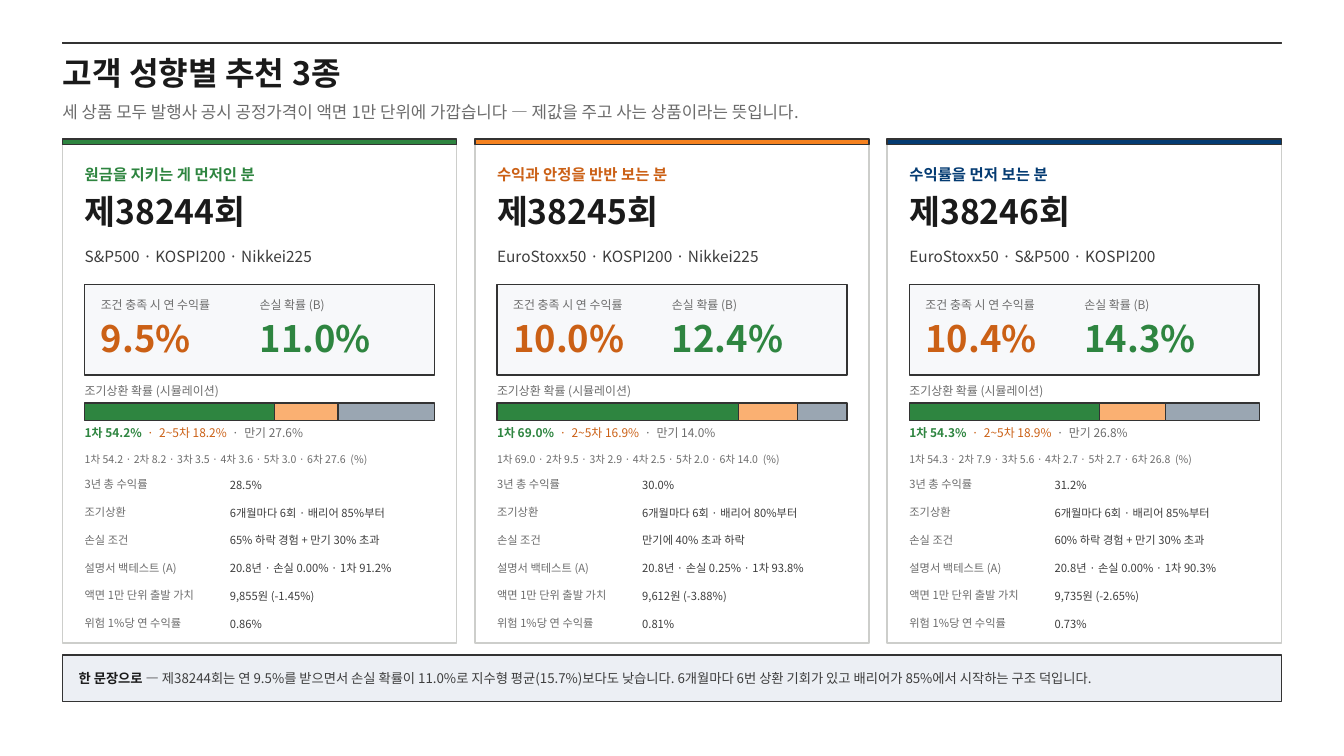
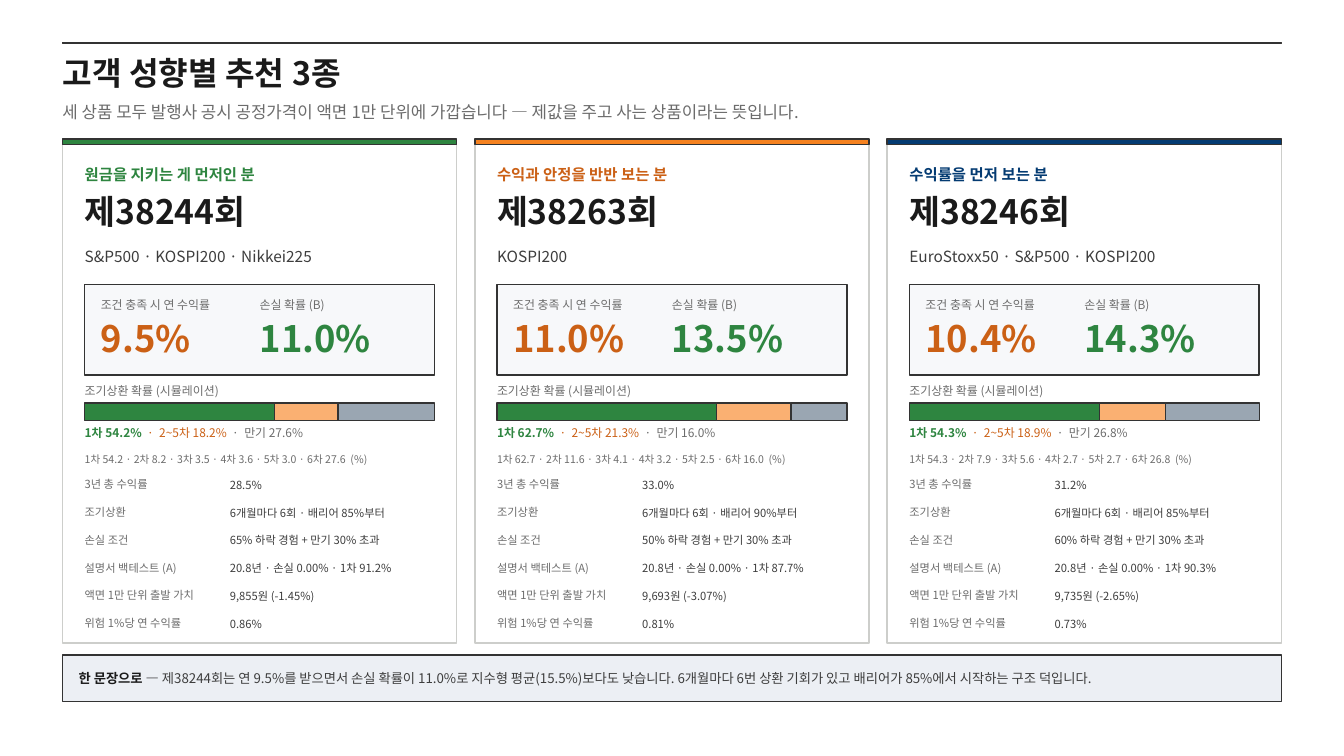
Before and after one commit to hanaroline/work_1, a slide deck: slide 4 of els-sales-deck.pptx. Drawn at 1344x756 pixels with LibreOffice and Linux fonts; fonts in the diff are those of the drawing. Boxes give left, top, right and bottom in pixels: in the first picture for what was removed or moved away, otherwise in the second. Text is boxed around its words. In the diff, an @@ line names an element or a change of style, - is before the commit and + after.

```diff
--- a/els-sales-deck.pptx
+++ b/els-sales-deck.pptx
@@ text at bbox=[497, 196, 658, 227]: text changed @@
-제38245회
+제38263회
@@ text at bbox=[497, 250, 567, 262]: text changed @@
-EuroStoxx50 · KOSPI200 · Nikkei225
+KOSPI200
@@ text at bbox=[513, 324, 624, 353]: text changed @@
-10.0%
+11.0%
@@ text at bbox=[672, 324, 783, 353]: text changed @@
-12.4%
+13.5%
@@ rectangle: place and size @@
-rectangle at bbox=[497, 403, 739, 420]
+rectangle at bbox=[497, 403, 717, 420]
@@ rectangle: place and size @@
-rectangle at bbox=[739, 403, 799, 420]
+rectangle at bbox=[717, 403, 791, 420]
@@ rectangle: place and size @@
-rectangle at bbox=[798, 403, 847, 420]
+rectangle at bbox=[791, 403, 848, 420]
@@ text at bbox=[497, 427, 715, 438]: text changed @@
-1차 69.0% · 2~5차 16.9% · 만기 14.0%
+1차 62.7% · 2~5차 21.3% · 만기 16.0%
@@ text at bbox=[497, 454, 764, 464]: text changed @@
-1차 69.0 · 2차 9.5 · 3차 2.9 · 4차 2.5 · 5차 2.0 · 6차 14.0 (%)
+1차 62.7 · 2차 11.6 · 3차 4.1 · 4차 3.2 · 5차 2.5 · 6차 16.0 (%)
@@ text at bbox=[642, 507, 797, 518]: text changed @@
-6개월마다 6회 · 배리어 80%부터
+6개월마다 6회 · 배리어 90%부터
@@ text at bbox=[642, 480, 674, 489]: text changed @@
-30.0%
+33.0%
@@ text at bbox=[642, 534, 792, 545]: text changed @@
-만기에 40% 초과 하락
+50% 하락 경험 + 만기 30% 초과
@@ text at bbox=[642, 562, 804, 573]: text changed @@
-20.8년 · 손실 0.25% · 1차 93.8%
+20.8년 · 손실 0.00% · 1차 87.7%
@@ text at bbox=[642, 591, 727, 602]: text changed @@
-9,612원 (-3.88%)
+9,693원 (-3.07%)
@@ text at bbox=[79, 672, 1092, 686]: text changed @@
-한 문장으로 — 제38244회는 연 9.5%를 받으면서 손실 확률이 11.0%로 지수형 평균(15.7%)보다도 낮습니다. 6개월마다 6번 상환 기회가 있고 배리어가 85%에서 시작하는 구조 덕입니다.
+한 문장으로 — 제38244회는 연 9.5%를 받으면서 손실 확률이 11.0%로 지수형 평균(15.5%)보다도 낮습니다. 6개월마다 6번 상환 기회가 있고 배리어가 85%에서 시작하는 구조 덕입니다.
```
Also in this commit, not shown: 5 other slides changed, 24 other files.
